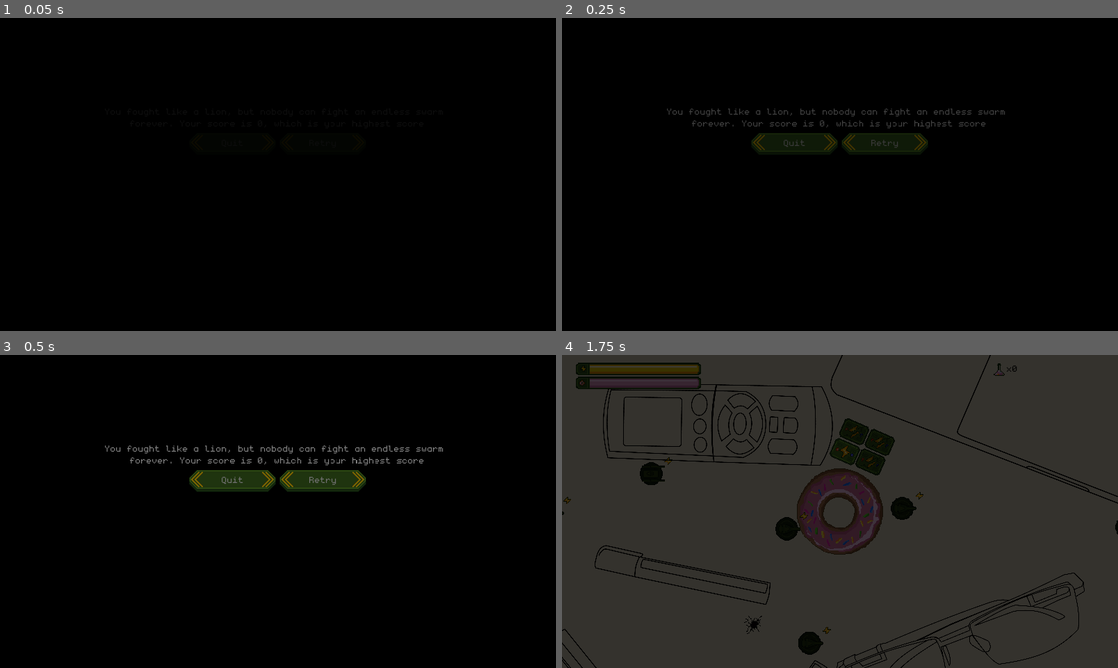
Above: before the commit, frames 1-4 (two rows, left to right).
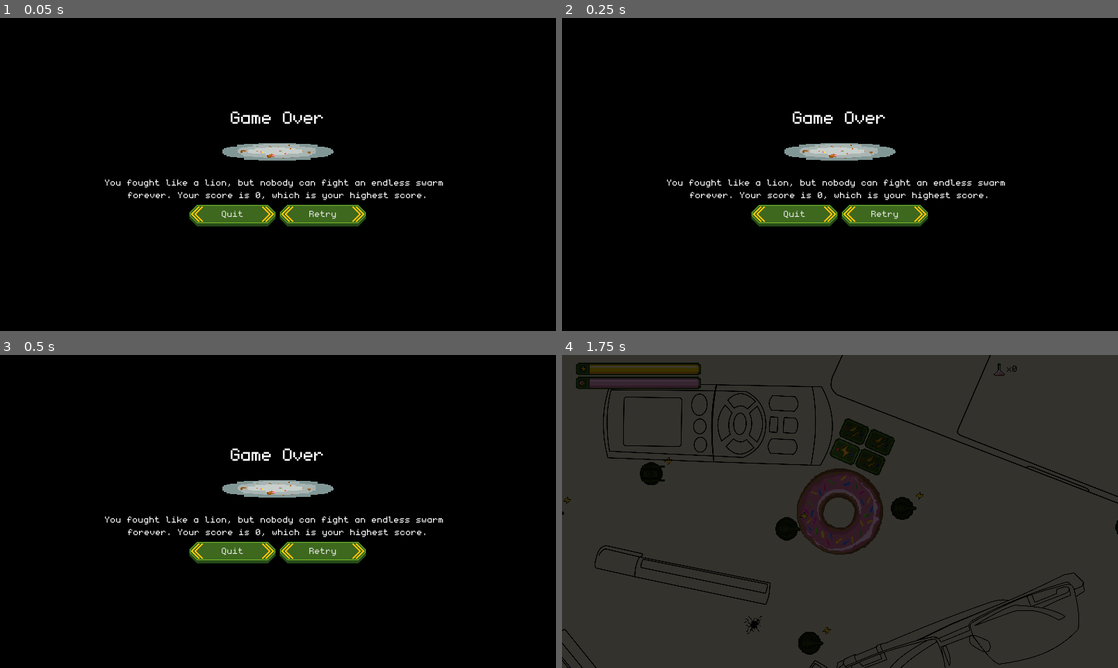
Above: after the commit, the same moments.

Repository: dmitriy-shmilo/gogodot-2021
Game: Godot game, scene res://game_over_screen/game_over_screen.tscn
Same seed, same stepped clock (60 frames per second), same inputs: the game is played once before the commit and once after it. This scene is started directly instead of the project's main scene. Sound files missing from this copy of the repository are replaced by a short silence.
Inputs:
- Up to frame 1 (0.05 s): no input
- Up to frame 2 (0.25 s): no input
- Up to frame 3 (0.5 s): no input
- Up to frame 4 (1.75 s): click "Retry" at 0.5 s; click "Retry" at 1.25 s

The runs differ from the first frame. In frame 1, 4.0% of the frame differs, in the area x 18-80%, y 29-67%; in frame 2, 5.8%; in frame 3, 6.2%, in the area x 18-80%, y 28-67%; in frame 4, nothing differs.

Commit message:
Game over screen graphic.

Diff:
--- a/src/game_over_screen/game_over_screen.tscn
+++ b/src/game_over_screen/game_over_screen.tscn
@@ -1,9 +1,11 @@
-[gd_scene load_steps=8 format=2]
+[gd_scene load_steps=10 format=2]
 
 [ext_resource path="res://game_over_screen/game_over_screen.gd" type="Script" id=1]
 [ext_resource path="res://ui/cancel_shortcut.tres" type="ShortCut" id=2]
 [ext_resource path="res://ui/default_theme.tres" type="Theme" id=3]
 [ext_resource path="res://assets/game_over.ogg" type="AudioStream" id=4]
+[ext_resource path="res://assets/game_over.png" type="Texture" id=5]
+[ext_resource path="res://ui/font_large.tres" type="DynamicFont" id=6]
 
 [sub_resource type="Animation" id=1]
 length = 0.001
@@ -108,18 +110,33 @@
 "_edit_use_anchors_": false
 }
 
+[node name="Title" type="Label" parent="Container"]
+margin_right = 440.0
+margin_bottom = 26.0
+custom_fonts/font = ExtResource( 6 )
+text = "ui_game_over"
+align = 1
+
+[node name="TextureRect" type="TextureRect" parent="Container"]
+margin_top = 30.0
+margin_right = 440.0
+margin_bottom = 78.0
+texture = ExtResource( 5 )
+stretch_mode = 4
+
 [node name="Message" type="RichTextLabel" parent="Container"]
+margin_top = 82.0
 margin_right = 440.0
-margin_bottom = 14.0
+margin_bottom = 96.0
 bbcode_enabled = true
 bbcode_text = "ui_highscore"
 text = "ui_highscore"
 fit_content_height = true
 
 [node name="HBoxContainer" type="HBoxContainer" parent="Container"]
-margin_top = 18.0
+margin_top = 100.0
 margin_right = 440.0
-margin_bottom = 43.0
+margin_bottom = 125.0
 alignment = 1
 
 [node name="QuitButton" type="Button" parent="Container/HBoxContainer"]
@@ -139,6 +156,7 @@
 text = "ui_retry"
 
 [node name="SceneFader" type="ColorRect" parent="."]
+visible = false
 anchor_right = 1.0
 anchor_bottom = 1.0
 mouse_filter = 2
--- a/src/tr_keys.csv
+++ b/src/tr_keys.csv
@@ -15,7 +15,8 @@
 ui_retry,Retry,Еще раз
 ui_continue,Continue,Продолжить
 ui_pause,Pause,Пауза
-ui_highscore_achieved,"[center]You fought like a lion, but nobody can fight an endless swarm forever. Your score is [b]{0}[/b], which is your highest score","[center]Вы сражались как лев, но никто не может выстоять против нескончаемой орды монстров. Ваш счет [b]{0}[/b], и это новый рекорд.[/center]"
+ui_game_over,Game Over,Конец Игры
+ui_highscore_achieved,"[center]You fought like a lion, but nobody can fight an endless swarm forever. Your score is [b]{0}[/b], which is your highest score.","[center]Вы сражались как лев, но никто не может выстоять против нескончаемой орды монстров. Ваш счет [b]{0}[/b], и это новый рекорд.[/center]"
 ui_highscore,"[center]You fought like a lion, but nobody can fight an endless swarm forever. Your score is [b]{0}[/b].  …(200 unchanged characters)…
 ui_credits_text,"[color=black][font=res://ui/font_large.tres]SFX[/font]
 - [url=https://freesound.org/people/mnslugger20/sounds/259758/]M4 Assault rifle firing][/url] by mnslugger20
Binary file added: src/assets/game_over.aseprite
Binary file added: src/assets/game_over.png
Not shown, added: src/assets/game_over.png.import
Binary file changed: src/tr_keys.en.translation
Binary file changed: src/tr_keys.ru.translation
